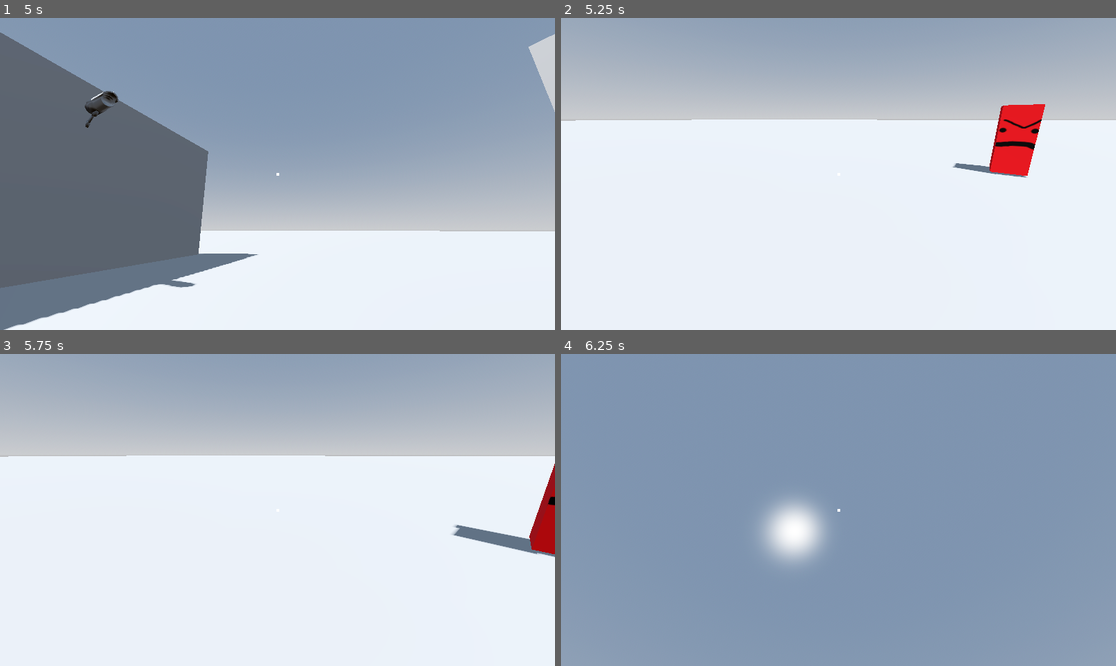
Above: before the commit, frames 1-4 (two rows, left to right).
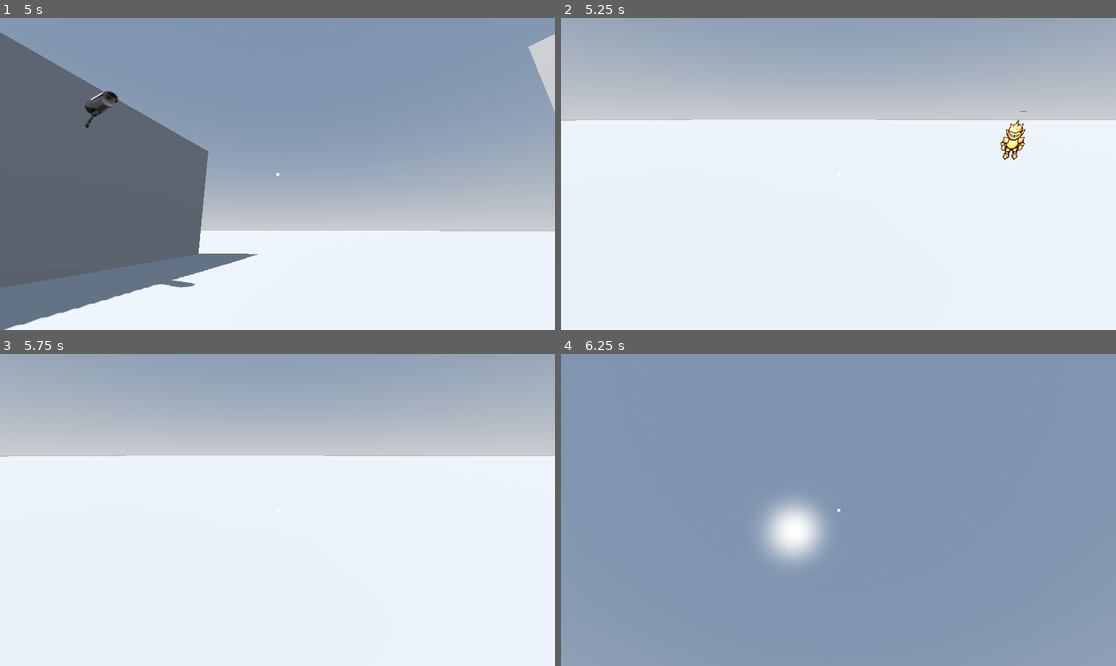
Above: after the commit, the same moments.

Repository: Rubix334/Extrica
Game: Godot game, scene res://level.tscn
Same seed, same stepped clock (60 frames per second), same inputs: the game is played once before the commit and once after it.
Inputs (mouse positions are in pixels of both pictures, inside the frame that each line leads up to):
- Up to frame 1 (5 s): move the mouse to (249, 236) at 0.52 s; hold W (forward) 0.53-2.03 s; tap Ctrl (crouch) at 0.6, 4.35 s; move the mouse to (444, 220) at 1.27 s; tap Q (hack) at 1.35 s; move the mouse to (111, 127) at 2.02 s; hold A (left) 2.03-3.53 s; click (111, 127) at 2.1 s; move the mouse to (305, 174) at 2.77 s; right-click (305, 174) at 2.85 s; move the mouse to (194, 96) at 3.52 s; hold S (back) 3.53-4.28 s; hold Shift (sprint) 3.53-4.28 s; move the mouse to (399, 158) at 4.27 s; hold D (right) from 4.28 s (still down)
- Up to frame 2 (5.25 s): move the mouse to (727, 189) at 5.02 s; release D (right) at 5.03 s; hold W (forward) from 5.03 s (still down); hold Q (hack) from 5.03 s (still down)
- Up to frame 3 (5.75 s): keep holding W (forward); keep holding Q (hack)
- Up to frame 4 (6.25 s): move the mouse to (894, 441) at 5.77 s; release W (forward) at 5.78 s; release Q (hack) at 5.78 s; hold D (right) from 5.78 s (still down); click (894, 441) at 5.85 s

Frame 1 is identical in both runs. In frame 2, 1.8% of the frame differs, in the area x 70-88%, y 27-52%; in frame 3, 1.4%; in frame 4, nothing differs.

Commit message:
enemy 2d asset

Diff:
--- a/Extrica/enemy.gd
+++ b/Extrica/enemy.gd
@@ -37,6 +37,7 @@
 var update_timer := 0.0
 
 var attacked = false
+var moving = false
 
 #in chase function
 var chase_counted: bool = false
@@ -201,9 +202,11 @@
 
 func _walk_to(next_pos: Vector3, speed: float) -> void:
 	#anim.play("Walk")
+	moving = true
 	_move_towards(next_pos, speed)
 
 func _stop_and_idle() -> void:
+	moving = false
 	velocity = Vector3.ZERO
 	#anim.play("Idle")
 
--- a/Extrica/enemy.tscn
+++ b/Extrica/enemy.tscn
@@ -2,6 +2,267 @@
 
 [ext_resource type="Script" uid="uid://byqhlyacdesvc" path="res://enemy.gd" id="1_4gyqm"]
 [ext_resource type="Texture2D" uid="uid://cj5b8rgldgwql" path="res://enemyPlaceholder.png" id="1_7k104"]
+[ext_resource type="Texture2D" uid="uid://hol4qoo562jk" path="res://assets/BODY_male_Epic_armors_Golden.png" id="2_qi2p4"]
+[ext_resource type="Script" uid="uid://cemjegklal5yj" path="res://enemy_sprite.gd" id="3_iifgy"]
+
+[sub_resource type="AtlasTexture" id="AtlasTexture_iifgy"]
+atlas = ExtResource("2_qi2p4")
+region = Rect2(64, 0, 64, 64)
+
+[sub_resource type="AtlasTexture" id="AtlasTexture_epg4t"]
+atlas = ExtResource("2_qi2p4")
+region = Rect2(128, 0, 64, 64)
+
+[sub_resource type="AtlasTexture" id="AtlasTexture_3yqyl"]
+atlas = ExtResource("2_qi2p4")
+region = Rect2(192, 0, 64, 64)
+
+[sub_resource type="AtlasTexture" id="AtlasTexture_wujgv"]
+atlas = ExtResource("2_qi2p4")
+region = Rect2(256, 0, 64, 64)
+
+[sub_resource type="AtlasTexture" id="AtlasTexture_hb8ge"]
+atlas = ExtResource("2_qi2p4")
+region = Rect2(320, 0, 64, 64)
+
+[sub_resource type="AtlasTexture" id="AtlasTexture_e1ltt"]
+atlas = ExtResource("2_qi2p4")
+region = Rect2(384, 0, 64, 64)
+
+[sub_resource type="AtlasTexture" id="AtlasTexture_dxifv"]
+atlas = ExtResource("2_qi2p4")
+region = Rect2(448, 0, 64, 64)
+
+[sub_resource type="AtlasTexture" id="AtlasTexture_pwjut"]
+atlas = ExtResource("2_qi2p4")
+region = Rect2(512, 0, 64, 64)
+
+[sub_resource type="AtlasTexture" id="AtlasTexture_n0g06"]
+atlas = ExtResource("2_qi2p4")
+region = Rect2(64, 64, 64, 64)
+
+[sub_resource type="AtlasTexture" id="AtlasTexture_ar8e5"]
+atlas = ExtResource("2_qi2p4")
+region = Rect2(128, 64, 64, 64)
+
+[sub_resource type="AtlasTexture" id="AtlasTexture_doop2"]
+atlas = ExtResource("2_qi2p4")
+region = Rect2(192, 64, 64, 64)
+
+[sub_resource type="AtlasTexture" id="AtlasTexture_5hcft"]
+atlas = ExtResource("2_qi2p4")
+region = Rect2(256, 64, 64, 64)
+
+[sub_resource type="AtlasTexture" id="AtlasTexture_nnovl"]
+atlas = ExtResource("2_qi2p4")
+region = Rect2(320, 64, 64, 64)
+
+[sub_resource type="AtlasTexture" id="AtlasTexture_jmwgi"]
+atlas = ExtResource("2_qi2p4")
+region = Rect2(384, 64, 64, 64)
+
+[sub_resource type="AtlasTexture" id="AtlasTexture_g2u8i"]
+atlas = ExtResource("2_qi2p4")
+region = Rect2(448, 64, 64, 64)
+
+[sub_resource type="AtlasTexture" id="AtlasTexture_otto8"]
+atlas = ExtResource("2_qi2p4")
+region = Rect2(512, 64, 64, 64)
+
+[sub_resource type="AtlasTexture" id="AtlasTexture_8q82m"]
+atlas = ExtResource("2_qi2p4")
+region = Rect2(64, 192, 64, 64)
+
+[sub_resource type="AtlasTexture" id="AtlasTexture_epc7x"]
+atlas = ExtResource("2_qi2p4")
+region = Rect2(128, 192, 64, 64)
+
+[sub_resource type="AtlasTexture" id="AtlasTexture_o7rgc"]
+atlas = ExtResource("2_qi2p4")
+region = Rect2(192, 192, 64, 64)
+
+[sub_resource type="AtlasTexture" id="AtlasTexture_kdav3"]
+atlas = ExtResource("2_qi2p4")
+region = Rect2(256, 192, 64, 64)
+
+[sub_resource type="AtlasTexture" id="AtlasTexture_jpbtr"]
+atlas = ExtResource("2_qi2p4")
+region = Rect2(320, 192, 64, 64)
+
+[sub_resource type="AtlasTexture" id="AtlasTexture_qgdfx"]
+atlas = ExtResource("2_qi2p4")
+region = Rect2(384, 192, 64, 64)
+
+[sub_resource type="AtlasTexture" id="AtlasTexture_qku5p"]
+atlas = ExtResource("2_qi2p4")
+region = Rect2(448, 192, 64, 64)
+
+[sub_resource type="AtlasTexture" id="AtlasTexture_l1fjw"]
+atlas = ExtResource("2_qi2p4")
+region = Rect2(512, 192, 64, 64)
+
+[sub_resource type="AtlasTexture" id="AtlasTexture_b5wqg"]
+atlas = ExtResource("2_qi2p4")
+region = Rect2(0, 128, 64, 64)
+
+[sub_resource type="AtlasTexture" id="AtlasTexture_hgro5"]
+atlas = ExtResource("2_qi2p4")
+region = Rect2(64, 126, 64, 75)
+
+[sub_resource type="AtlasTexture" id="AtlasTexture_18rq2"]
+atlas = ExtResource("2_qi2p4")
+region = Rect2(128, 126, 64, 75)
+
+[sub_resource type="AtlasTexture" id="AtlasTexture_ccdwq"]
+atlas = ExtResource("2_qi2p4")
+region = Rect2(192, 126, 64, 75)
+
+[sub_resource type="AtlasTexture" id="AtlasTexture_0jgdh"]
+atlas = ExtResource("2_qi2p4")
+region = Rect2(256, 126, 64, 75)
+
+[sub_resource type="AtlasTexture" id="AtlasTexture_6wg26"]
+atlas = ExtResource("2_qi2p4")
+region = Rect2(320, 126, 64, 75)
+
+[sub_resource type="AtlasTexture" id="AtlasTexture_qskgw"]
+atlas = ExtResource("2_qi2p4")
+region = Rect2(384, 126, 64, 75)
+
+[sub_resource type="AtlasTexture" id="AtlasTexture_g3onx"]
+atlas = ExtResource("2_qi2p4")
+region = Rect2(448, 126, 64, 75)
+
+[sub_resource type="AtlasTexture" id="AtlasTexture_o707m"]
+atlas = ExtResource("2_qi2p4")
+region = Rect2(512, 126, 64, 75)
+
+[sub_resource type="SpriteFrames" id="SpriteFrames_difxq"]
+animations = [{
+"frames": [{
+"duration": 1.0,
+"texture": SubResource("AtlasTexture_iifgy")
+}, {
+"duration": 1.0,
+"texture": SubResource("AtlasTexture_epg4t")
+}, {
+"duration": 1.0,
+"texture": SubResource("AtlasTexture_3yqyl")
+}, {
+"duration": 1.0,
+"texture": SubResource("AtlasTexture_wujgv")
+}, {
+"duration": 1.0,
+"texture": SubResource("AtlasTexture_hb8ge")
+}, {
+"duration": 1.0,
+"texture": SubResource("AtlasTexture_e1ltt")
+}, {
+"duration": 1.0,
+"texture": SubResource("AtlasTexture_dxifv")
+}, {
+"duration": 1.0,
+"texture": SubResource("AtlasTexture_pwjut")
+}],
+"loop": true,
+"name": &"Backwalking",
+"speed": 5.0
+}, {
+"frames": [{
+"duration": 1.0,
+"texture": SubResource("AtlasTexture_n0g06")
+}, {
+"duration": 1.0,
+"texture": SubResource("AtlasTexture_ar8e5")
+}, {
+"duration": 1.0,
+"texture": SubResource("AtlasTexture_doop2")
+}, {
+"duration": 1.0,
+"texture": SubResource("AtlasTexture_5hcft")
+}, {
+"duration": 1.0,
+"texture": SubResource("AtlasTexture_nnovl")
+}, {
+"duration": 1.0,
+"texture": SubResource("AtlasTexture_jmwgi")
+}, {
+"duration": 1.0,
+"texture": SubResource("AtlasTexture_g2u8i")
+}, {
+"duration": 1.0,
+"texture": SubResource("AtlasTexture_otto8")
+}],
+"loop": true,
+"name": &"Leftwalking",
+"speed": 5.0
+}, {
+"frames": [{
+"duration": 1.0,
+"texture": SubResource("AtlasTexture_8q82m")
+}, {
+"duration": 1.0,
+"texture": SubResource("AtlasTexture_epc7x")
+}, {
+"duration": 1.0,
+"texture": SubResource("AtlasTexture_o7rgc")
+}, {
+"duration": 1.0,
+"texture": SubResource("AtlasTexture_kdav3")
+}, {
+"duration": 1.0,
+"texture": SubResource("AtlasTexture_jpbtr")
+}, {
+"duration": 1.0,
+"texture": SubResource("AtlasTexture_qgdfx")
+}, {
+"duration": 1.0,
+"texture": SubResource("AtlasTexture_qku5p")
+}, {
+"duration": 1.0,
+"texture": SubResource("AtlasTexture_l1fjw")
+}],
+"loop": true,
+"name": &"Rightwalking",
+"speed": 5.0
+}, {
+"frames": [{
+"duration": 1.0,
+"texture": SubResource("AtlasTexture_b5wqg")
+}],
+"loop": true,
+"name": &"default",
+"speed": 5.0
+}, {
+"frames": [{
+"duration": 1.0,
+"texture": SubResource("AtlasTexture_hgro5")
+}, {
+"duration": 1.0,
+"texture": SubResource("AtlasTexture_18rq2")
+}, {
+"duration": 1.0,
+"texture": SubResource("AtlasTexture_ccdwq")
+}, {
+"duration": 1.0,
+"texture": SubResource("AtlasTexture_0jgdh")
+}, {
+"duration": 1.0,
+"texture": SubResource("AtlasTexture_6wg26")
+}, {
+"duration": 1.0,
+"texture": SubResource("AtlasTexture_qskgw")
+}, {
+"duration": 1.0,
+"texture": SubResource("AtlasTexture_g3onx")
+}, {
+"duration": 1.0,
+"texture": SubResource("AtlasTexture_o707m")
+}],
+"loop": true,
+"name": &"walking",
+"speed": 5.0
+}]
 
 [sub_resource type="StandardMaterial3D" id="StandardMaterial3D_4gyqm"]
 albedo_texture = ExtResource("1_7k104")
@@ -27,8 +288,16 @@
 "
 font_size = 100
 
+[node name="AnimatedSprite3D" type="AnimatedSprite3D" parent="." unique_id=1746115186]
+transform = Transform3D(2, 0, 0, 0, 2, 0, 0, 0, 2, 0, 0, 0)
+billboard = 2
+sprite_frames = SubResource("SpriteFrames_difxq")
+frame_progress = 0.91830343
+script = ExtResource("3_iifgy")
+
 [node name="MeshInstance3D" type="MeshInstance3D" parent="." unique_id=2019432292]
 transform = Transform3D(-4.371139e-08, 0, 1, 0, 1, 0, -1, 0, -4.371139e-08, 0, 0, 0)
+visible = false
 mesh = SubResource("BoxMesh_7xaro")
 
 [node name="CollisionShape3D" type="CollisionShape3D" parent="." unique_id=1790778452]
--- /dev/null
+++ b/Extrica/enemy_sprite.gd
@@ -0,0 +1,26 @@
+extends AnimatedSprite3D
+@onready var enemy_npc: Enemy = $".."
+
+
+# Called when the node enters the scene tree for the first time.
+func _ready() -> void:
+	pass # Replace with function body.
+
+
+# Called every frame. 'delta' is the elapsed time since the previous frame.
+func _process(delta: float) -> void:
+	play(animation)
+	var enemy_to_camera = enemy_npc.global_position - enemy_npc.player.camera.global_position
+	var enemy_z = enemy_npc.transform.basis.z
+
+	var view_angle = enemy_to_camera.angle_to(enemy_z)
+
+	if abs(view_angle) > 0 and abs(view_angle) < PI/3:
+		set_animation("default")
+		if enemy_npc.moving:
+			set_animation("walking")
+	elif abs(view_angle) > PI/3 and abs(view_angle) < 2*PI/3:
+
+		set_animation("Leftwalking")
+	elif abs(view_angle) > 2*PI/3 and abs(view_angle) < PI:
+		set_animation("Backwalking")
Binary file added: Extrica/assets/BODY_male_Epic_armors_Golden.png
Not shown, added: Extrica/assets/BODY_male_Epic_armors_Golden.png.import
Not shown, added: Extrica/enemy_sprite.gd.uid
